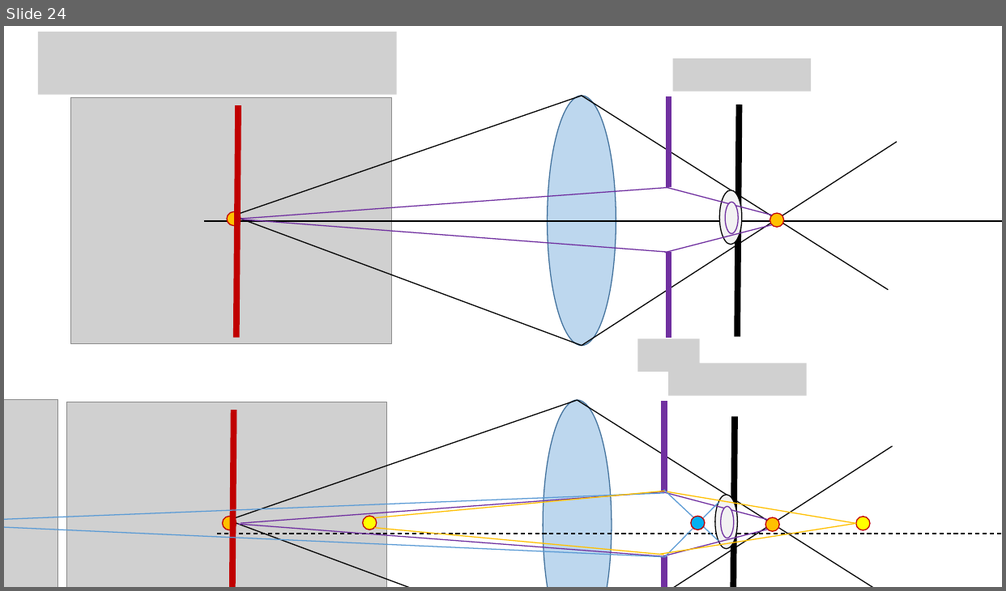
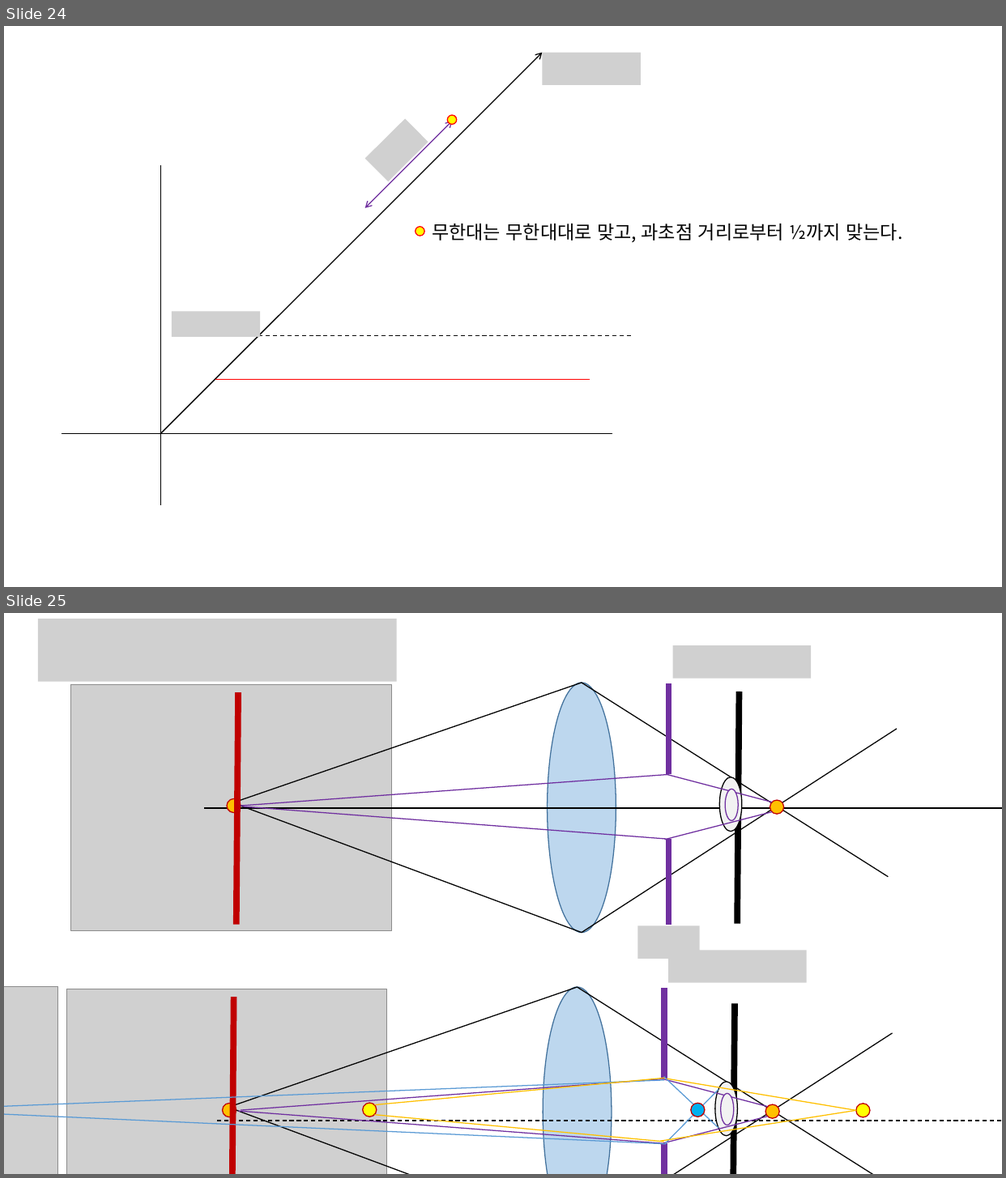
Before and after one commit to shjo0501/CameraStudy, a slide deck: study-document.pptx. Shown one above the other, each under a label of ours: slide 24 before the commit, slides 24 and 25 after it. The pictures are 1006x591 and 1006x1178 pixels, drawn with LibreOffice and Linux fonts; fonts in the diff are those of the drawing; grey boxes stand for pictures; background and template pictures are left out. Boxes give left, top, right and bottom in pixels: in the first picture for what was removed or moved away, otherwise in the second. Text is boxed around its words. In the diff, an @@ line names an element or a change of style, - is before the commit and + after.

```diff
--- a/study-document.pptx
+++ b/study-document.pptx
@@ slide 24 added at box(4, 26, 1002, 587), background #FFFFFF @@
@@ arrow added from (161, 434) to (543, 52), #000000 1 pt @@
@@ picture added at box(543, 52, 641, 85) @@
@@ double arrow added from (364, 208) to (453, 121), #7030A0 1 pt @@
@@ picture added at box(365, 119, 428, 182) @@
@@ ellipse added at box(447, 115, 456, 124), fill #FFFF00, outline #FF0000 1 pt @@
@@ line added from (161, 166) to (161, 506), #000000 1 pt @@
@@ ellipse added at box(415, 227, 424, 236), fill #FFFF00, outline #FF0000 1 pt @@
@@ text added at box(432, 224, 902, 242), 18 pt, text #000000 @@
+무한대는 무한대대로 맞고, 과초점 거리로부터 ½까지 맞는다.
@@ picture added at box(172, 311, 260, 337) @@
@@ line added from (258, 336) to (633, 336), #000000 1 pt dashed @@
@@ line added from (215, 379) to (590, 379), #FF0000 1 pt @@
@@ line added from (62, 434) to (612, 434), #000000 1 pt @@
@@ what was slide 24 is now slide 25 @@
```
Also in this commit, not shown: 5 other slides added.
